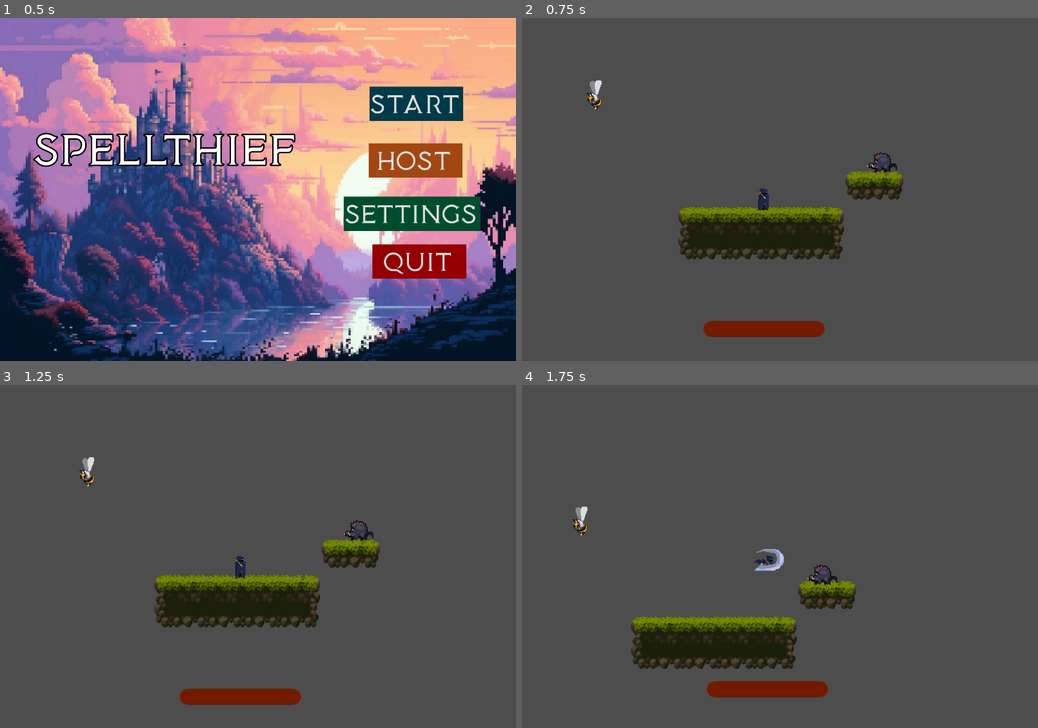
Above: before the commit, frames 1-4 (two rows, left to right).
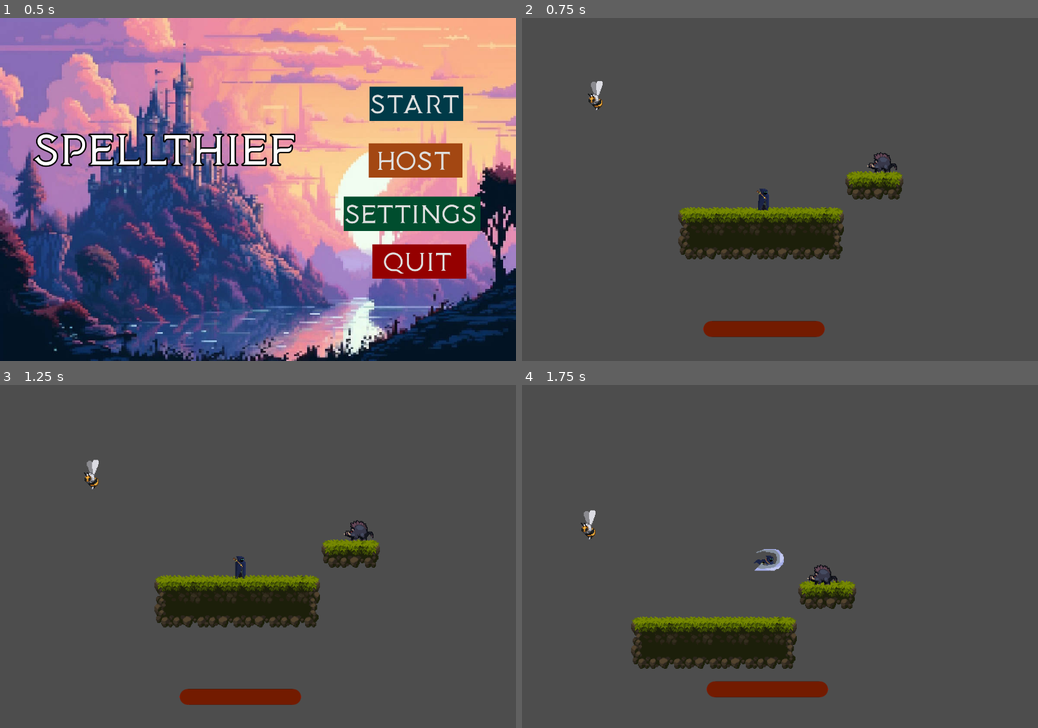
Above: after the commit, the same moments.

Repository: ACM-Game-Dev/Roguelike
Game: Godot game, scene res://Game/main_menu.tscn
The game is run twice, just before and just after one commit, with the same random seed, the same clock (stepped at 60 frames per second) and the same inputs.
Inputs (mouse positions are in pixels of both pictures, inside the frame that each line leads up to):
- Up to frame 1 (0.5 s): no input
- Up to frame 2 (0.75 s): click "Start" at 0.5 s
- Up to frame 3 (1.25 s): no input
- Up to frame 4 (1.75 s): move the mouse to (893, 539) at 1.27 s; hold D (move_right) from 1.28 s (still down); click (893, 539) at 1.35 s; tap Space (jump) at 1.52 s

Frame 1 is identical in both runs. In frame 2, 0.1% of the frame differs, in the area x 12-16%, y 18-27%; in frame 3, 0.2%; in frame 4, 0.3%, in the area x 9-15%, y 35-46%.

Commit message:
Created and fixed resources for enemy classes

Diff:
--- a/SideScroller/Enemies/Flying/FlyingEnemy.gd
+++ b/SideScroller/Enemies/Flying/FlyingEnemy.gd
@@ -2,12 +2,11 @@
 
 class_name FlyingEnemy
 
-const SPEED = 50.0
-
+@export var enemy_stats: FlyingEnemyStats
 @export var player: Player
 var direction = Vector2.RIGHT
-var damage = 1
 var damaging = false
+
 func _ready():
 	if !player:
 		player = get_parent().get_node("CharacterBody2D")
@@ -16,10 +15,10 @@
 
 	if player:
 		direction = (player.global_position - global_position).normalized()
-		global_position += SPEED * direction * delta
+		global_position += enemy_stats.SPEED * direction * delta
 
 	if damaging:
-		player.take_damage(damage)
+		player.take_damage(enemy_stats.DAMAGE)
 
 	move_and_slide()
 
--- a/SideScroller/Enemies/Flying/flying_enemy.tscn
+++ b/SideScroller/Enemies/Flying/flying_enemy.tscn
@@ -1,7 +1,14 @@
-[gd_scene load_steps=5 format=3 uid="uid://d1f7ngdq5rld7"]
+[gd_scene load_steps=7 format=3 uid="uid://d1f7ngdq5rld7"]
 
 [ext_resource type="Script" path="res://Enemies/Flying/FlyingEnemy.gd" id="1_hfp2b"]
+[ext_resource type="Script" path="res://Enemies/Flying/flying_enemy_stats.gd" id="2_odqi5"]
 [ext_resource type="Texture2D" uid="uid://cr11d3fa7cm4j" path="res://Assets/Legacy-Fantasy - High Forest 2.3/Mob/Small Bee/Fly/Fly-Sheet.png" id="2_v5wq8"]
+
+[sub_resource type="Resource" id="Resource_l8els"]
+resource_local_to_scene = true
+script = ExtResource("2_odqi5")
+DAMAGE = 1
+SPEED = 60.0
 
 [sub_resource type="CircleShape2D" id="CircleShape2D_l66iu"]
 radius = 7.07107
@@ -10,6 +17,7 @@
 
 [node name="FlyingEnemy" type="CharacterBody2D"]
 script = ExtResource("1_hfp2b")
+enemy_stats = SubResource("Resource_l8els")
 
 [node name="Area2D" type="Area2D" parent="."]
 
--- /dev/null
+++ b/SideScroller/Enemies/Flying/flying_enemy_stats.gd
@@ -0,0 +1,6 @@
+extends Resource
+
+class_name FlyingEnemyStats
+
+@export var DAMAGE: int
+@export var SPEED: float
--- a/SideScroller/Enemies/Ground/ground_enemy.gd
+++ b/SideScroller/Enemies/Ground/ground_enemy.gd
@@ -7,6 +7,10 @@
 
 var gravity = ProjectSettings.get_setting("physics/2d/default_gravity")
 
+var damaging = false
+var direction = Vector2.RIGHT
+var distance = 100
+
 func _ready():
 	if !player:
 		player = get_parent().get_node("CharacterBody2D")
@@ -14,14 +18,14 @@
 func _physics_process(delta):
 
 	if player:
-		enemy_stats.DISTANCE = (player.global_position - global_position).length()
+		distance = (player.global_position - global_position).length()
 
-		if enemy_stats.DISTANCE < enemy_stats.RANGE:
-			enemy_stats.DIRECTION = (player.global_position - global_position).normalized()
-			global_position += enemy_stats.SPEED * enemy_stats.DIRECTION * delta
+		if distance < enemy_stats.RANGE:
+			direction = (player.global_position - global_position).normalized()
+			global_position += enemy_stats.SPEED * direction * delta
 			velocity.y += gravity * delta
 
-	if enemy_stats.DAMAGING:
+	if damaging:
 		player.take_damage(enemy_stats.DAMAGE)
 
 	move_and_slide()
@@ -29,9 +33,9 @@
 
 func _on_area_2d_body_entered(body):
 	if body.has_method("take_damage"):
-		enemy_stats.DAMAGING = true
+		damaging = true
 
 
 func _on_area_2d_body_exited(body):
 	if body.has_method("take_damage"):
-		enemy_stats.DAMAGING = false
+		damaging = false
--- a/SideScroller/Enemies/Ground/ground_enemy.tscn
+++ b/SideScroller/Enemies/Ground/ground_enemy.tscn
@@ -9,10 +9,7 @@
 script = ExtResource("2_27w8j")
 SPEED = 50.0
 DAMAGE = 1
-DAMAGING = false
 RANGE = 150.0
-DIRECTION = Vector2(0, 0)
-DISTANCE = 0.0
 
 [sub_resource type="RectangleShape2D" id="RectangleShape2D_21vc3"]
 size = Vector2(24, 22)
--- a/SideScroller/Enemies/Ground/ground_enemy_stats.gd
+++ b/SideScroller/Enemies/Ground/ground_enemy_stats.gd
@@ -4,7 +4,4 @@
 
 @export var SPEED: float
 @export var DAMAGE: int
-@export var DAMAGING: bool
 @export var RANGE: float
-@export var DIRECTION: Vector2
-@export var DISTANCE: float
--- a/SideScroller/Game/map.tscn
+++ b/SideScroller/Game/map.tscn
@@ -498,10 +498,7 @@
 script = ExtResource("11_i4rnn")
 SPEED = 50.0
 DAMAGE = 1
-DAMAGING = false
 RANGE = 150.0
-DIRECTION = Vector2(0, 0)
-DISTANCE = 0.0
 
 [node name="Map" type="Node2D"]
 script = ExtResource("1_u1kog")
